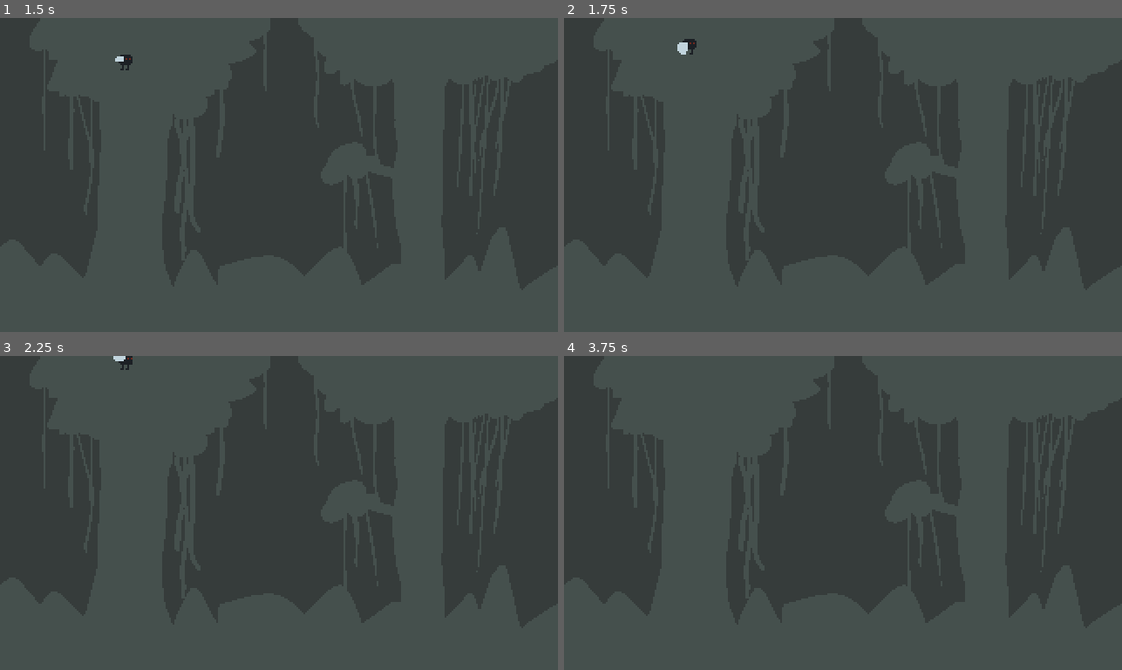
Above: before the commit, frames 1-4 (two rows, left to right).
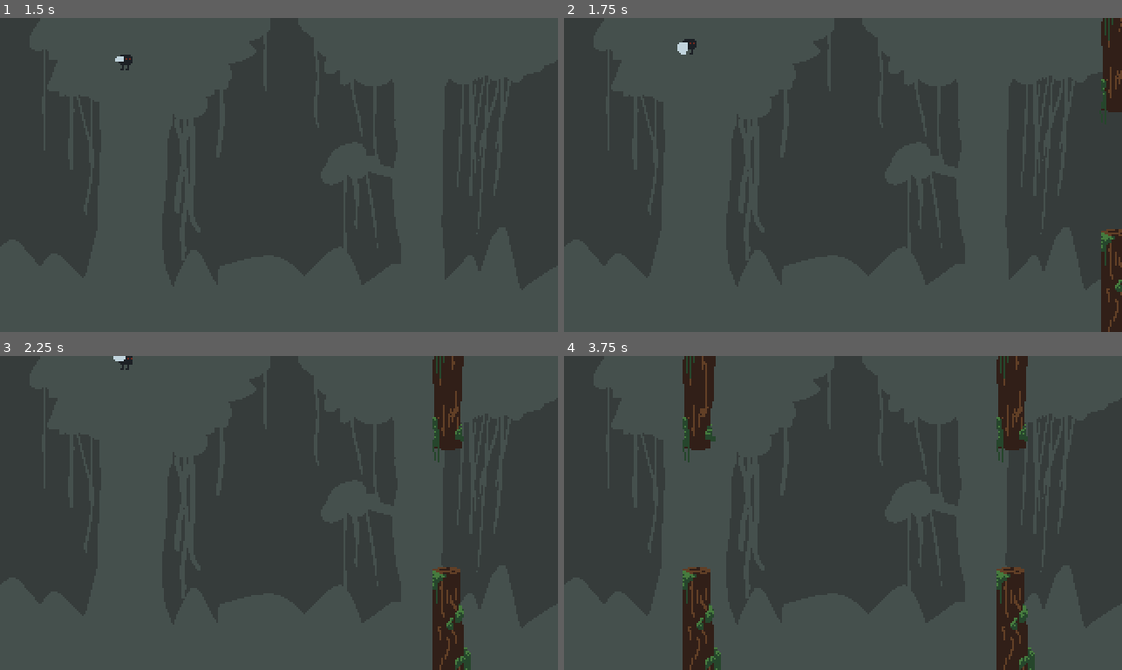
Above: after the commit, the same moments.

Repository: adrianwhatfield/flappy-fly
Game: Godot game, scene res://scenes/game.tscn
The game is run twice, just before and just after one commit, with the same random seed, the same clock (stepped at 60 frames per second) and the same inputs.
Inputs:
- Up to frame 1 (1.5 s): hold Up (ui_up) 0.53-1.28 s
- Up to frame 2 (1.75 s): no input
- Up to frame 3 (2.25 s): hold Up (ui_up) from 2.03 s (still down)
- Up to frame 4 (3.75 s): release Up (ui_up) at 3.53 s

Frame 1 is identical in both runs. In frame 2, 2.2% of the frame differs, in the area x 96-100%, y 0-100%; in frame 3, 3.3%; in frame 4, 6.8%, in the area x 21-85%, y 0-100%.

Commit message:
Fix no signal from Timer to TreeSpawner

Diff:
--- a/flappy-fly/scenes/TreeSpawner.tscn
+++ b/flappy-fly/scenes/TreeSpawner.tscn
@@ -9,3 +9,5 @@
 [node name="Timer" type="Timer" parent="."]
 wait_time = 1.5
 autostart = true
+
+[connection signal="timeout" from="Timer" to="." method="_on_Timer_timeout"]
--- /dev/null
+++ b/flappy-fly/scenes/game.gd
@@ -0,0 +1,24 @@
+extends Node2D
+
+
+# Declare member variables here. Examples:
+# var a = 2
+# var b = "text"
+
+
+# Called when the node enters the scene tree for the first time.
+func _ready():
+	pass # Replace with function body.
+
+
+# Called every frame. 'delta' is the elapsed time since the previous frame.
+#func _process(delta):
+#	pass
+
+
+func _on_Timer_timeout():
+	var treeTop = load("res://scenes/TreeTop.tscn").instance()
+	var treeBottom = load("res://scenes/TreeBottom.tscn").instance()
+
+	add_child(treeTop)
+	add_child(treeBottom)
--- a/flappy-fly/scenes/game.tscn
+++ b/flappy-fly/scenes/game.tscn
@@ -1,13 +1,15 @@
-[gd_scene load_steps=5 format=2]
+[gd_scene load_steps=6 format=2]
 
 [ext_resource path="res://assets/art/background.png" type="Texture" id=1]
 [ext_resource path="res://scenes/Player.tscn" type="PackedScene" id=2]
 [ext_resource path="res://scenes/TreeSpawner.tscn" type="PackedScene" id=3]
+[ext_resource path="res://scenes/game.gd" type="Script" id=4]
 
 [sub_resource type="RectangleShape2D" id=1]
 extents = Vector2( 172, 10 )
 
 [node name="Node2D" type="Node2D"]
+script = ExtResource( 4 )
 
 [node name="Background" type="TextureRect" parent="."]
 margin_right = 40.0
@@ -33,5 +35,6 @@
 shape = SubResource( 1 )
 
 [node name="TreeSpawner" parent="." instance=ExtResource( 3 )]
+position = Vector2( 349, 91 )
 
 [connection signal="body_shape_entered" from="FallSpace" to="Player" method="_on_FallSpace_body_shape_entered"]
